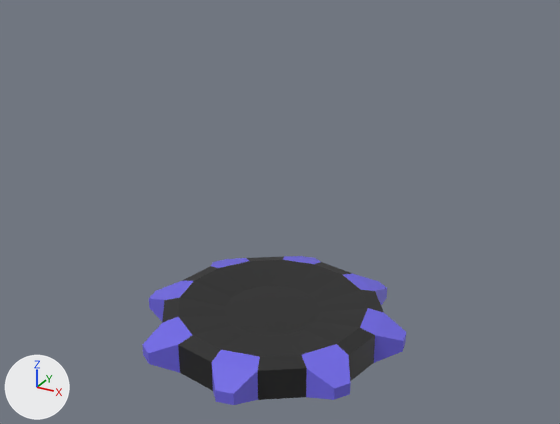
What one commit did to the Blender file Art/Models/tankshit.blend.
Before and after are seen from a camera (50 mm lens) standing at (3.01, -5.32, 3.75) and looking at (-0.46, 0.98, 0.6). Every picture has the same lights, and +X, +Y and +Z are marked at lower left.

Before the edit, the objects in view are built like this:
```python
ob_cube = bpy.data.objects.new('Cube', me_cube_002)
ob_cube.location = (0.0, 0.0, 1.0)
ob_cube_001 = bpy.data.objects.new('Cube.001', me_cube_003)
ob_cube_001.location = (0.0, 3.81, 0.0)
ob_cube_001_cell = bpy.data.objects.new('Cube.001_cell', me_cube_001_cell_021)
ob_cube_001_cell.location = (0.864, 3.806, 1.902)
ob_cube_001_cell_001 = bpy.data.objects.new('Cube.001_cell.001', me_cube_001_cell_022)
ob_cube_001_cell_001.location = (1.201, 3.767, 0.502)
ob_cube_001_cell_002 = bpy.data.objects.new('Cube.001_cell.002', me_cube_001_cell_001)
ob_cube_001_cell_002.location = (1.068, 3.808, 1.751)
ob_cube_001_cell_003 = bpy.data.objects.new('Cube.001_cell.003', me_cube_001_cell_002)
ob_cube_001_cell_003.location = (0.944, 3.782, 0.401)
ob_cylinder_003 = bpy.data.objects.new('Cylinder.003', me_cylinder_003)
ob_cylinder_003.location = (0.0, 0.0, 0.0)
ob_cylinder_003.scale = (1.0, 1.0, -0.14)
ob_tank = bpy.data.objects.new('Tank', me_cube_012)
ob_tank.location = (0.0, 0.0, 0.0)
ob_tank.rotation_euler = (1.571, 0.0, 0.0)  # degrees (90, 0, 0)
ob_tank.scale = (0.01, 0.01, 0.01)
ob_tank_001 = bpy.data.objects.new('Tank.001', me_cube_018)
ob_tank_001.location = (0.0, 0.0, 0.372)
ob_tank_001.rotation_euler = (1.571, 0.0, 0.0)  # degrees (90, 0, 0)
ob_tank_001.scale = (0.01, 0.01, 0.01)
```
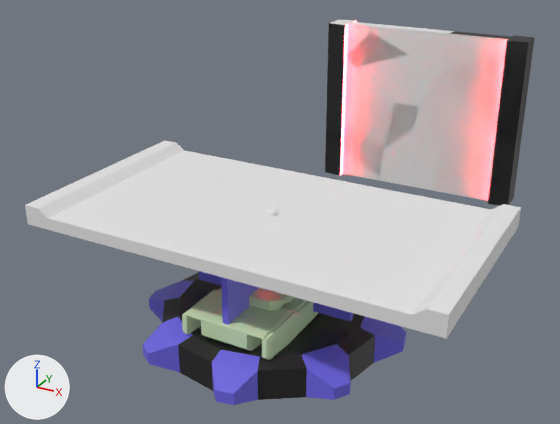
Changed parts and their boxes (x1, y1, x2, y2) in the pictures (560 x 424 px):
'Cube', shown
    after: (25, 140, 521, 339)
'Cube.001', shown
    after: (325, 21, 530, 205)
'Tank', shown
    after: (182, 287, 318, 360)
'Cube.001_cell.007', shown
    after: (413, 72, 508, 153)
'Cube.001_cell.004', shown
    after: (357, 55, 441, 106)
'Cube.001_cell.005', shown
    after: (380, 133, 441, 190)
'Cube.002', shown (blue)
    after: (199, 208, 353, 325)
'Cube.001_cell.010', shown
    after: (441, 42, 527, 149)
'Cube.001_cell.019', shown
    after: (326, 126, 385, 176)
'Cube.001_cell.020', shown
    after: (348, 32, 406, 67)
'Tank.001', shown
    after: (249, 288, 295, 311)
'Cube.001_cell.013', shown
    after: (353, 99, 419, 148)
'Cube.001_cell.003', shown
    after: (430, 149, 509, 205)
'Cube.001_cell.002', shown
    after: (500, 52, 532, 86)
'Cube.001_cell', shown
    after: (450, 31, 528, 42)
'Cube.001_cell.016', shown
    after: (341, 60, 347, 132)
'Cube.001_cell.008', shown
    after: (497, 175, 511, 206)
'Cube.001_cell.017', shown
    after: (331, 20, 370, 50)
'Cube.001_cell.001', shown
    after: (509, 147, 515, 176)
'Cube.001_cell.009', shown
    after: (526, 37, 534, 54)

The edits, one by one:
Object 'Tank' (ob_tank) is now shown.
Object 'Tank.001' (ob_tank_001) is now shown.
Object 'Cube' (ob_cube) is now shown.
Object 'Cube.001' (ob_cube_001) is now shown.
Object 'Cube.001_cell' (ob_cube_001_cell) is now shown.
Object 'Cube.001_cell.001' (ob_cube_001_cell_001) is now shown.
Object 'Cube.001_cell.002' (ob_cube_001_cell_002) is now shown.
Object 'Cube.001_cell.003' (ob_cube_001_cell_003) is now shown.
Object 'Cube.001_cell.004' (ob_cube_001_cell_004) is now shown.
Object 'Cube.001_cell.005' (ob_cube_001_cell_005) is now shown.
Object 'Cube.001_cell.006' (ob_cube_001_cell_006) is now shown.
Object 'Cube.001_cell.007' (ob_cube_001_cell_007) is now shown.
Object 'Cube.001_cell.008' (ob_cube_001_cell_008) is now shown.
Object 'Cube.001_cell.009' (ob_cube_001_cell_009) is now shown.
Object 'Cube.001_cell.010' (ob_cube_001_cell_010) is now shown.
Object 'Cube.001_cell.013' (ob_cube_001_cell_013) is now shown.
Object 'Cube.001_cell.016' (ob_cube_001_cell_016) is now shown.
Object 'Cube.001_cell.017' (ob_cube_001_cell_017) is now shown.
Object 'Cube.001_cell.018' (ob_cube_001_cell_018) is now shown.
Object 'Cube.001_cell.019' (ob_cube_001_cell_019) is now shown.
Object 'Cube.001_cell.020' (ob_cube_001_cell_020) is now shown.
Object 'Cube.002' (ob_cube_002) is now shown.
